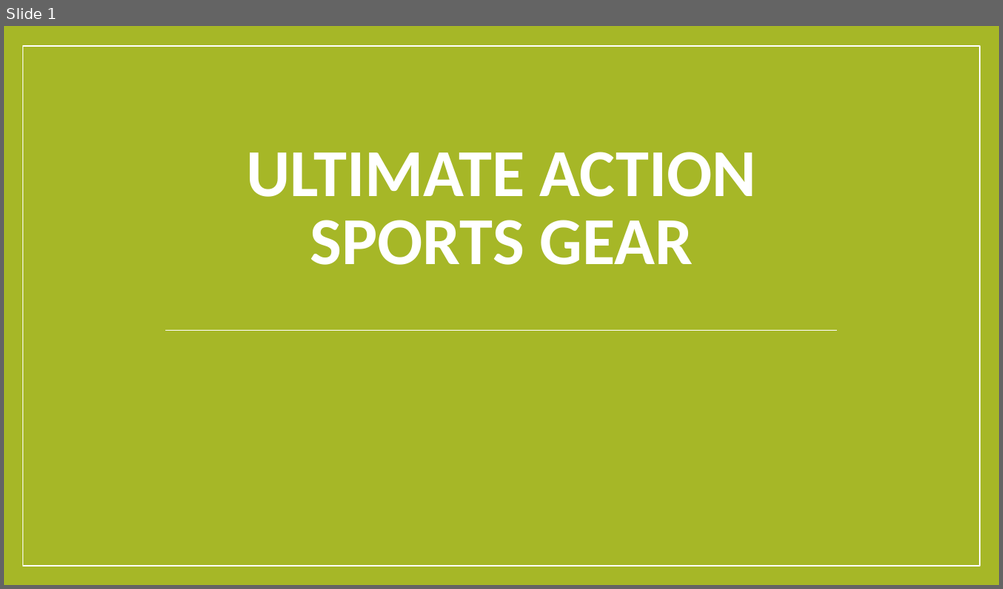
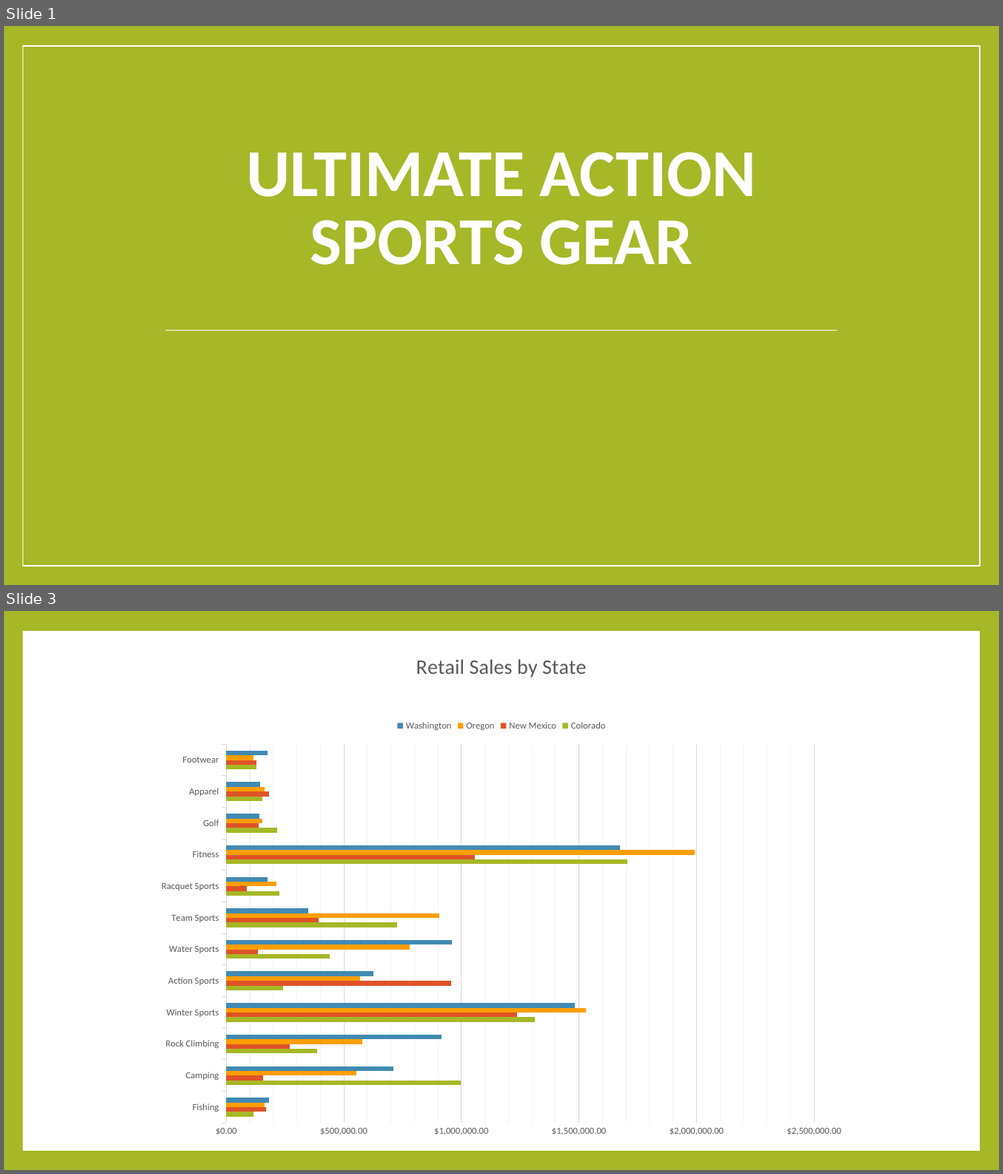
Before and after one commit to Tometri/ProjectPortfolio, a slide deck: school/MGCCC-Spring2026/CSC1123-ComputerApplications/ModuleFifteen/M15ProjectOne/Weaver_i01A_Sales_Presentation.pptx. Shown one above the other, each under a label of ours: slide 1 before the commit, slides 1 and 3 after it; the slides between them are not shown. The pictures are 1003x589 and 1003x1174 pixels, drawn with LibreOffice and Linux fonts; fonts in the diff are those of the drawing. Boxes give left, top, right and bottom in pixels: in the first picture for what was removed or moved away, otherwise in the second. Text is boxed around its words. In the diff, an @@ line names an element or a change of style, - is before the commit and + after.

```diff
--- a/school/MGCCC-Spring2026/CSC1123-ComputerApplications/ModuleFifteen/M15ProjectOne/Weaver_i01A_Sales_Presentation.pptx
+++ b/school/MGCCC-Spring2026/CSC1123-ComputerApplications/ModuleFifteen/M15ProjectOne/Weaver_i01A_Sales_Presentation.pptx
@@ slide 3 added at [4, 611, 999, 1170], background #A6B727 @@
@@ rectangle added at [22, 631, 979, 1151], fill #FFFFFF @@
@@ bar chart added at [148, 634, 855, 1147] @@
+title "Retail Sales by State  "
+categories: Fishing, Camping, Rock Climbing, Winter Sports, Action Sports, Water Sports, Team Sports, Racquet Sports, Fitness, Golf, Apparel, Footwear
+Colorado: 110000, 1000000, 390000, 1310000, 240000, 440000, 730000, 230000, 1710000, 220000, 150000, 130000
+New Mexico: 170000, 160000, 270000, 1240000, 960000, 140000, 390000, 90000, 1060000, 140000, 180000, 130000
+Oregon: 160000, 550000, 580000, 1530000, 570000, 780000, 910000, 210000, 1990000, 150000, 160000, 120000
+Washington: 180000, 710000, 920000, 1480000, 630000, 960000, 350000, 180000, 1680000, 140000, 140000, 180000
```
Also in this commit, not shown: 1 slide changed, 3 other slides added, 9 other files.
